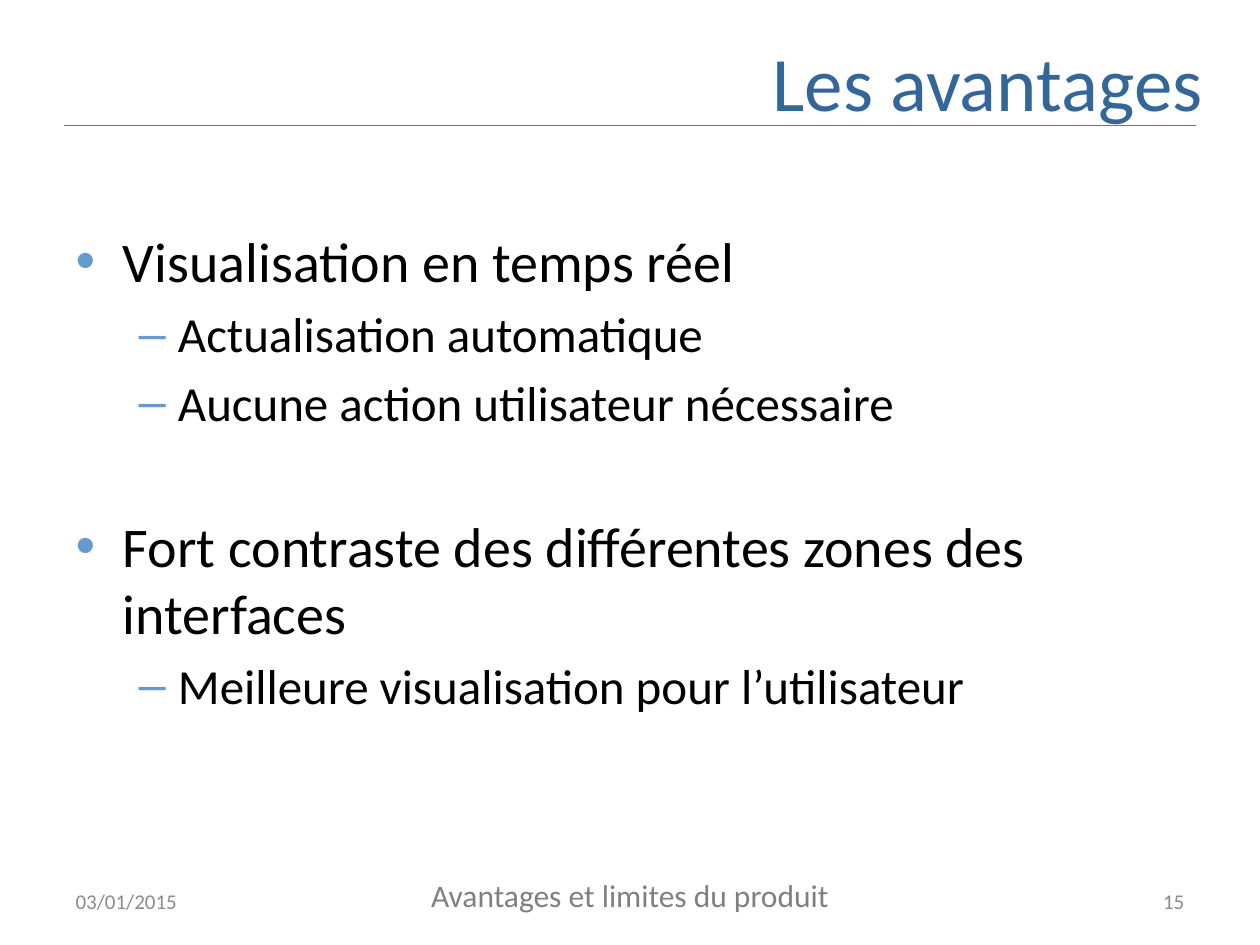
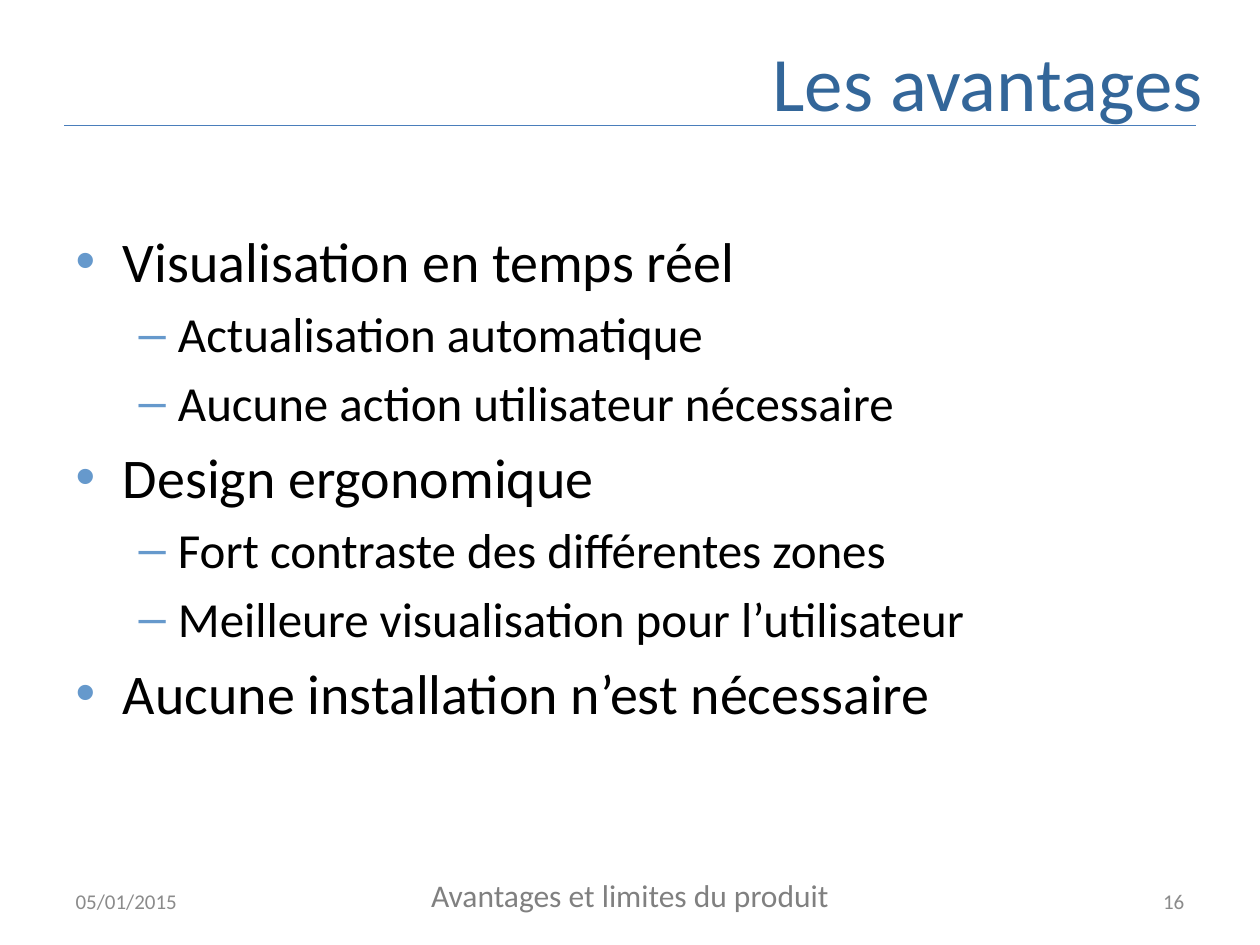
Before and after one commit to AppInfoCPE/genielog, a slide deck: slide 16 of Documentation/presentation.pptx (slide 15 before the commit). Drawn at 1260x945 pixels with LibreOffice and Linux fonts; fonts in the diff are those of the drawing. Boxes give left, top, right and bottom in pixels: in the first picture for what was removed or moved away, otherwise in the second. Text is boxed around its words. In the diff, an @@ line names an element or a change of style, - is before the commit and + after.

```diff
--- a/Documentation/presentation.pptx
+++ b/Documentation/presentation.pptx
@@ text at bbox=[123, 459, 885, 569]: text changed; size 32 to 28 pt @@
-• Fort contraste des différentes zones des interfaces
+• Design ergonomique
+  – Fort contraste des différentes zones
@@ text at bbox=[123, 674, 930, 715]: paragraph added @@
+• Aucune installation n’est nécessaire
@@ text at bbox=[76, 894, 177, 910]: text changed @@
-03/01/2015
+05/01/2015
@@ page number at bbox=[1163, 895, 1184, 909]: text changed @@
-15
+16
```
Also in this commit, not shown: 17 other slides changed, 2 slides added, 1 slide removed.
